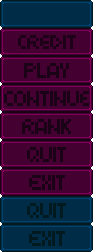
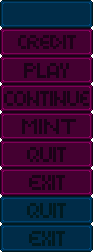
Before/after of a 93 × 252 layered artwork. What changed in the layer stack:
removed layer "Credit" over [22, 119, 71, 134]
painted on "button_play.png" over [22, 119, 76, 134]
